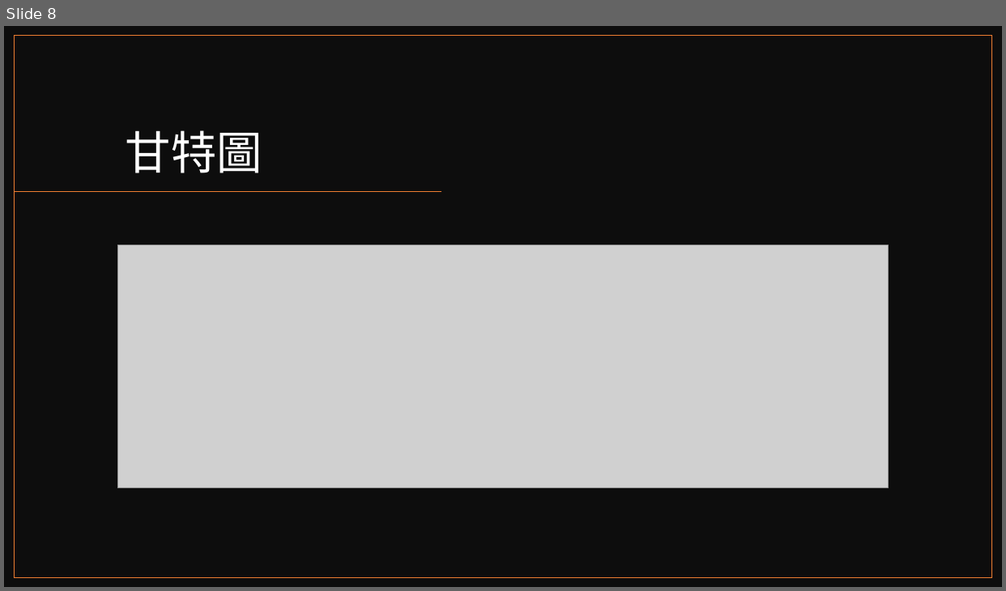
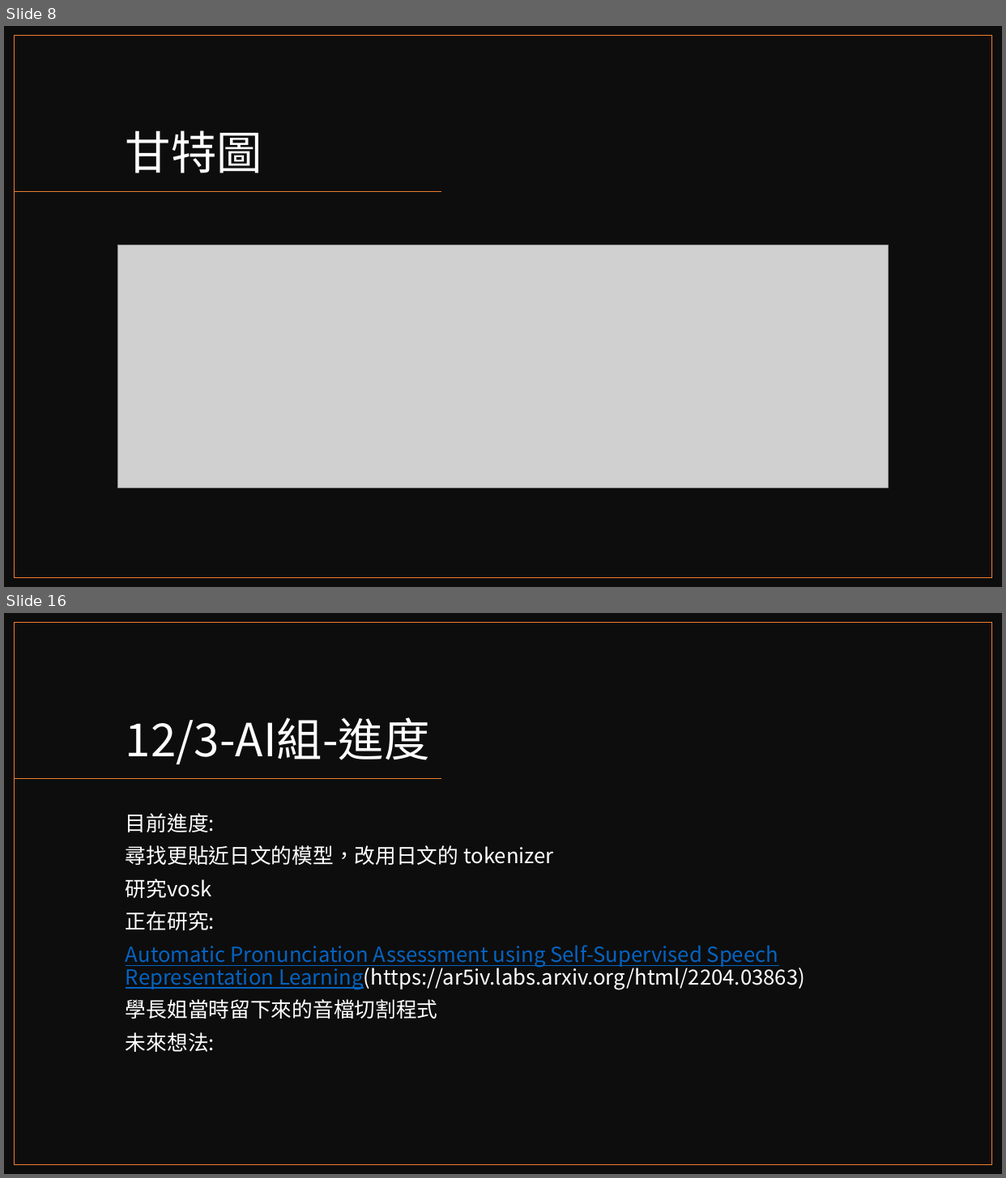
Before and after one commit to reworld223/Japanese-Speech-Assessment, a slide deck: 日語發音矯正系統.pptx. Shown one above the other, each under a label of ours: slide 8 before the commit, slides 8 and 16 after it; the slides between them are not shown. The pictures are 1006x591 and 1006x1178 pixels, drawn with LibreOffice and Linux fonts; fonts in the diff are those of the drawing; grey boxes stand for pictures. Boxes give left, top, right and bottom in pixels: in the first picture for what was removed or moved away, otherwise in the second. Text is boxed around its words. In the diff, an @@ line names an element or a change of style, - is before the commit and + after.

```diff
--- a/日語發音矯正系統.pptx
+++ b/日語發音矯正系統.pptx
@@ slide 16 added at <box>4,613,1002,1174</box>, background #FFFFFF @@
@@ rectangle added at <box>4,613,1002,1174</box>, fill #0D0D0D @@
@@ rectangle added at <box>15,623,992,1165</box>, outline #ED7D31 1 pt @@
@@ title added at <box>126,717,430,764</box>, 44 pt, text #FFFFFF @@
+12/3-AI組-進度
@@ line added from (442, 779) to (15, 779), #ED7D31 1 pt @@
@@ text added at <box>126,813,805,1052</box>, 20 pt, text #FFFFFF @@
+目前進度:
+尋找更貼近日文的模型，改用日文的 tokenizer
+研究vosk
+正在研究:
+Automatic Pronunciation Assessment using Self-Supervised Speech Representation Learning(https://ar5iv.labs.arxiv.org/html/2204.03863)
+學長姐當時留下來的音檔切割程式
+未來想法:
```
Also in this commit, not shown: 2 slides changed, 13 other slides added, 1 other file.
